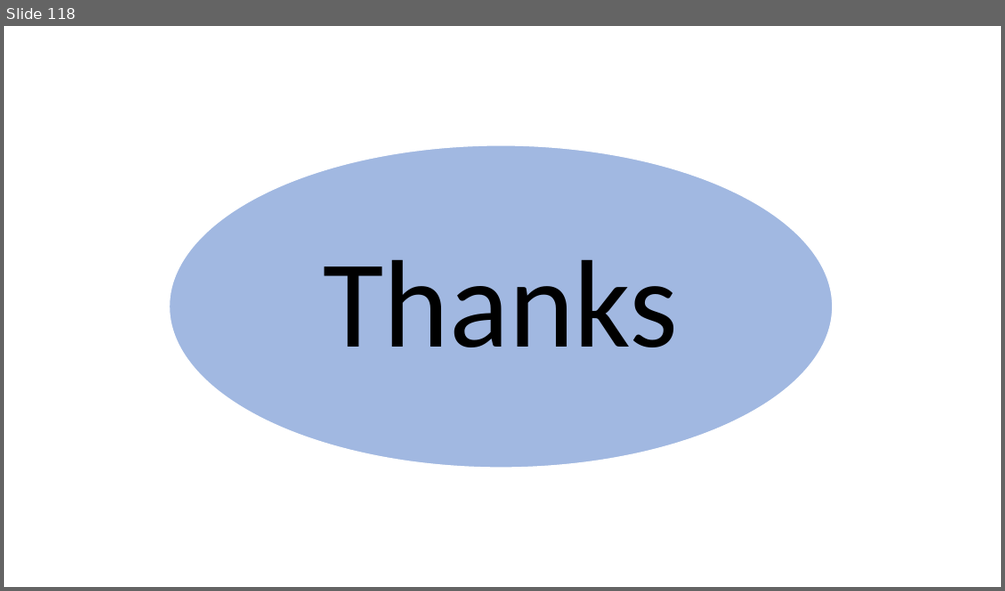
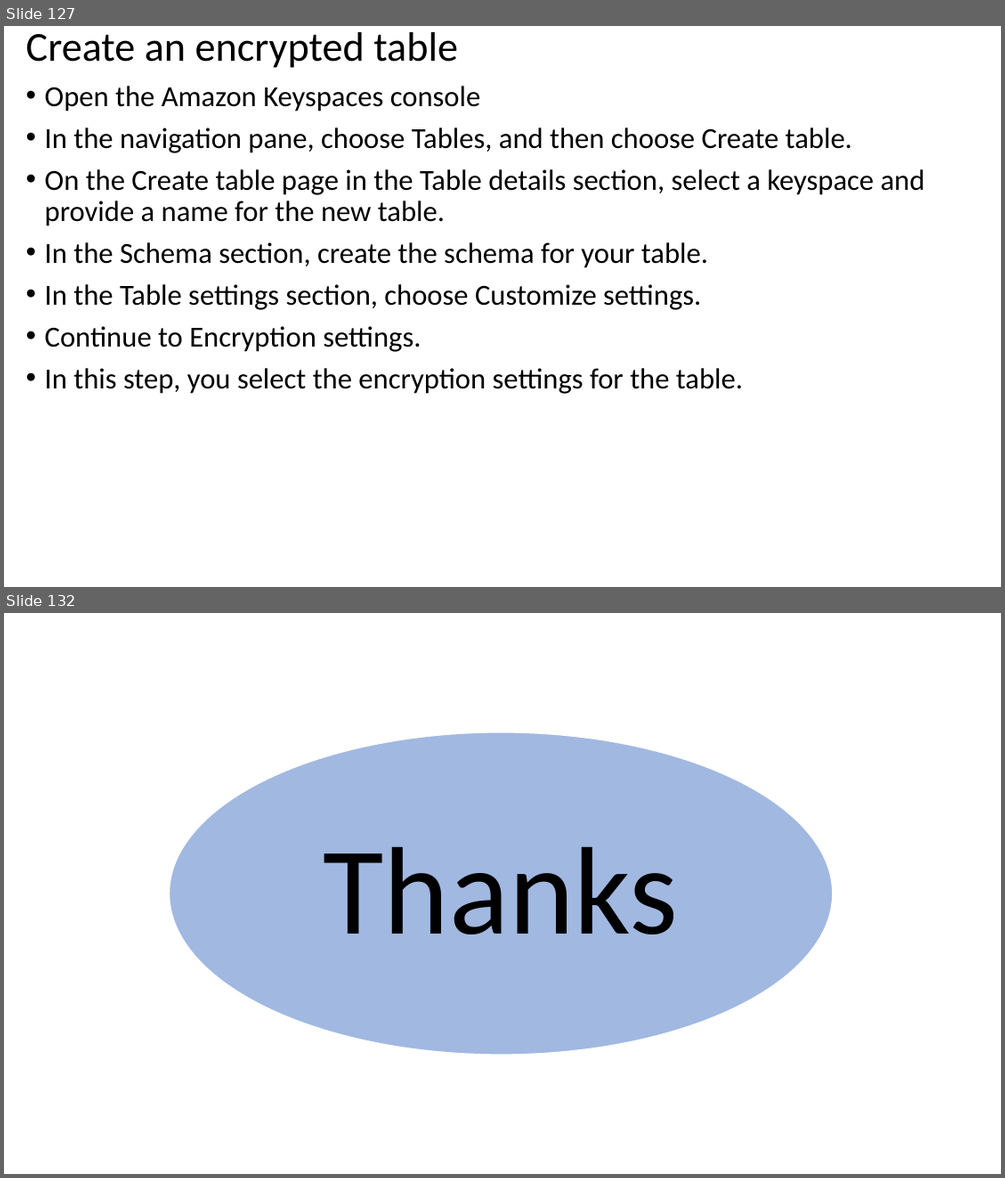
Before and after one commit to atingupta2005/nosql-databases-aws-azure-oct-23, a slide deck: PPTs/3-AWS-Keyspaces.pptx. Shown one above the other, each under a label of ours: slide 118 before the commit, slides 127 and 132 after it; the slides between them are not shown. The pictures are 1005x591 and 1005x1178 pixels, drawn with LibreOffice and Linux fonts; fonts in the diff are those of the drawing. Boxes give left, top, right and bottom in pixels: in the first picture for what was removed or moved away, otherwise in the second. Text is boxed around its words. In the diff, an @@ line names an element or a change of style, - is before the commit and + after.

```diff
--- a/PPTs/3-AWS-Keyspaces.pptx
+++ b/PPTs/3-AWS-Keyspaces.pptx
@@ slide 127 added at [4, 26, 1001, 587], background #FFFFFF @@
@@ title added at [26, 32, 458, 68], 39.6 pt, text #000000 @@
+Create an encrypted table
@@ text added at [45, 86, 925, 394], 28 pt, text #000000 @@
+• Open the Amazon Keyspaces console
+• In the navigation pane, choose Tables, and then choose Create table.
+• On the Create table page in the Table details section, select a keyspace and provide a name for the new table.
+• In the Schema section, create the schema for your table.
+• In the Table settings section, choose Customize settings.
+• Continue to Encryption settings.
+• In this step, you select the encryption settings for the table.
@@ what was slide 118 is now slide 132 @@
```
Also in this commit, not shown: 42 other slides added, 29 slides removed, 26 other files.
